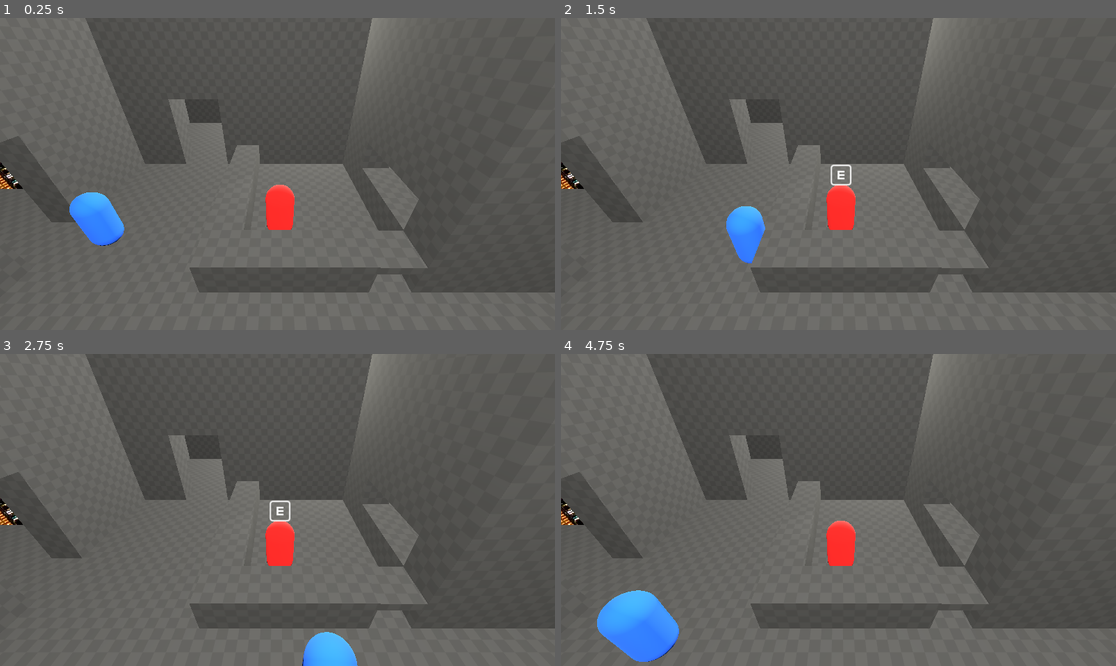
Above: before the commit, frames 1-4 (two rows, left to right).
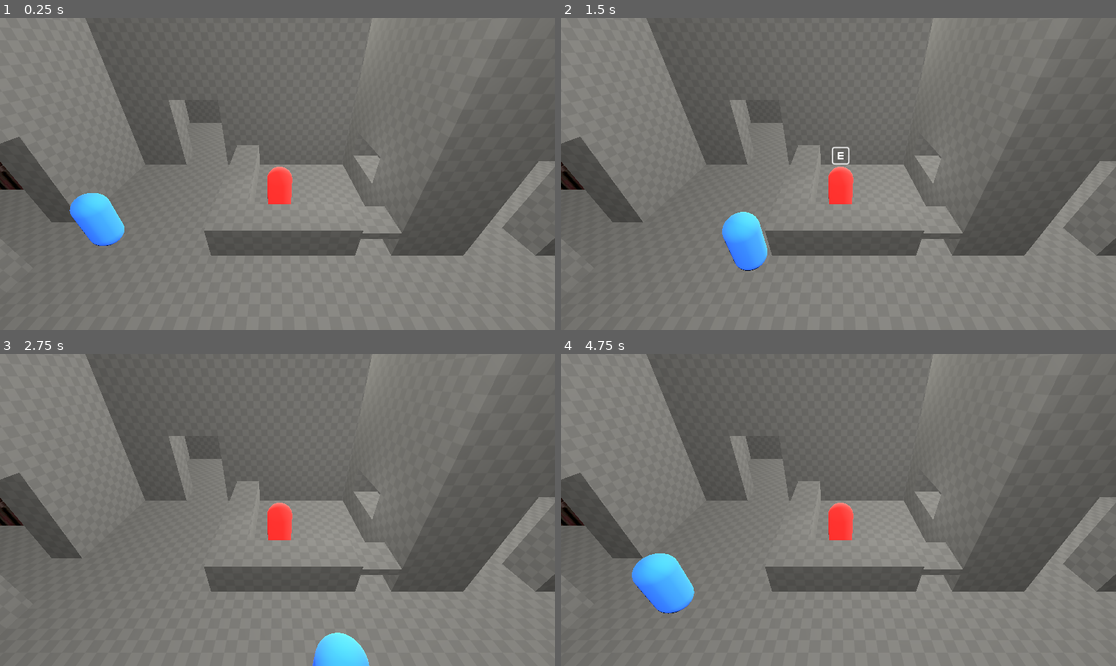
Above: after the commit, the same moments.

Repository: jake6724/fixed_camera_demo
Game: Godot game, scene res://Main.tscn
Same seed, same stepped clock (60 frames per second), same inputs: the game is played once before the commit and once after it.
Inputs:
- Up to frame 1 (0.25 s): no input
- Up to frame 2 (1.5 s): tap Enter at 0.5 s; hold D (move_right) 0.53-1.28 s; hold S (move_down) from 1.28 s (still down)
- Up to frame 3 (2.75 s): release S (move_down) at 2.03 s; hold D (move_right) from 2.03 s (still down)
- Up to frame 4 (4.75 s): release D (move_right) at 2.78 s; hold W (move_up) 2.78-3.53 s; tap Space at 3.5 s; hold A (move_left) from 3.53 s (still down)

The runs differ from the first frame. In frame 1, 38% of the frame differs, in the area x 0-100%, y 0-100%; in frame 2, 39%; in frame 3, 38%; in frame 4, 41%.

Commit message:
Update level

Diff:
--- a/Main.tscn
+++ b/Main.tscn
@@ -18,7 +18,7 @@
 [node name="Main" type="Node3D" node_paths=PackedStringArray("player", "camera_triggers")]
 script = ExtResource("1_fos0i")
 player = NodePath("Player")
-camera_triggers = [NodePath("Triggers/TriggerBack"), NodePath("Triggers/TriggerFront")]
+camera_triggers = [NodePath("Triggers/TriggerBack"), NodePath("Triggers/TriggerFront"), NodePath("Triggers/TriggerKitchen")]
 metadata/_custom_type_script = "uid://djy0hnep88awr"
 
 [node name="WorldEnvironment" type="WorldEnvironment" parent="."]
@@ -28,17 +28,17 @@
 transform = Transform3D(-4.371139e-08, 0, -1, 0, 1, 0, 1, 0, -4.371139e-08, 1, 1.3499999, 0)
 
 [node name="NPC" parent="." instance=ExtResource("3_r0du0")]
-transform = Transform3D(1, 0, 0, 0, 1, 0, 0, 0, 1, 5.9670677, 1.3500001, -0.34395123)
+transform = Transform3D(1, 0, 0, 0, 1, 0, 0, 0, 1, 5.9670677, 1.3500001, -1.3439512)
 
 [node name="Terrain" type="Node" parent="."]
 
 [node name="Floor" parent="Terrain" instance=ExtResource("1_glv2v")]
-transform = Transform3D(1, 0, 0, 0, 1, 0, 0, 0, 1, 13, 0, 1)
-size = Vector3(29, 1, 13)
+transform = Transform3D(1, 0, 0, 0, 1, 0, 0, 0, 1, 11.5, 0, 0)
+size = Vector3(26, 1, 15)
 
 [node name="Floor3" parent="Terrain" instance=ExtResource("1_glv2v")]
-transform = Transform3D(1, 0, 0, 0, 1, 0, 0, 0, 1, 9.5, 0, -13)
-size = Vector3(10, 1, 15)
+transform = Transform3D(1, 0, 0, 0, 1, 0, 0, 0, 1, 7.5, 0, -13)
+size = Vector3(6, 1, 15)
 
 [node name="Floor4" parent="Terrain" instance=ExtResource("1_glv2v")]
 transform = Transform3D(1, 0, 0, 0, 1, 0, 0, 0, 1, 2, 0, -8)
@@ -48,17 +48,13 @@
 transform = Transform3D(1, 0, 0, 0, 1, 0, 0, 0, 1, -3.5, 0, 0)
 size = Vector3(4, 1, 5)
 
-[node name="Wall1" parent="Terrain" instance=ExtResource("1_glv2v")]
-transform = Transform3D(1, 0, 0, 0, 1, 0, 0, 0, 1, 15.5, 3, -5)
-size = Vector3(24, 7, 1)
-
 [node name="Wall13" parent="Terrain" instance=ExtResource("1_glv2v")]
-transform = Transform3D(1, 0, 0, 0, 1, 0, 0, 0, 1, 15.5, 3, -5)
-size = Vector3(24, 7, 1)
+transform = Transform3D(1, 0, 0, 0, 1, 0, 0, 0, 1, 7, 3, -5)
+size = Vector3(7, 7, 1)
 
 [node name="Wall14" parent="Terrain" instance=ExtResource("1_glv2v")]
-transform = Transform3D(1, 0, 0, 0, 1, 0, 0, 0, 1, 13, 3, 6.0997314)
-size = Vector3(29, 7, 2.800537)
+transform = Transform3D(1, 0, 0, 0, 1, 0, 0, 0, 1, 5.5, 3, 6.0997314)
+size = Vector3(14, 7, 2.800537)
 
 [node name="Boundary" parent="Terrain" instance=ExtResource("1_glv2v")]
 transform = Transform3D(1, 0, 0, 0, 1, 0, 0, 0, 1, 13, 3, 4.466304)
@@ -66,36 +62,60 @@
 size = Vector3(29, 7, 2.800537)
 
 [node name="Wall7" parent="Terrain" instance=ExtResource("1_glv2v")]
-transform = Transform3D(0.8660254, 0, -0.5, 0, 1, 0, 0.5, 0, 0.8660254, 16.440609, 3.5, 1.1339746)
-size = Vector3(1, 6, 15)
+transform = Transform3D(0.8660254, 0, -0.5, 0, 1, 0, 0.5, 0, 0.8660254, 14.051922, 3.5, 2.8660252)
+size = Vector3(1, 6, 7)
 
 [node name="Wall4" parent="Terrain" instance=ExtResource("1_glv2v")]
-transform = Transform3D(1, 0, 0, 0, 1, 0, 0, 0, 1, 4.552408, 1, -2)
+transform = Transform3D(1, 0, 0, 0, 1, 0, 0, 0, 1, 4.552408, 1, -2.5)
+size = Vector3(1, 1, 4)
+
+[node name="Wall6" parent="Terrain" instance=ExtResource("1_glv2v")]
+transform = Transform3D(1, 0, 0, 0, 1, 0, 0, 0, 1, 6.052408, 1, 0)
+size = Vector3(4, 1, 1)
+
+[node name="Wall36" parent="Terrain" instance=ExtResource("1_glv2v")]
+transform = Transform3D(1, 0, 0, 0, 1, 0, 0, 0, 1, 8.552408, 1.2873918, 0)
+size = Vector3(1, 0.226, 1)
+
+[node name="Wall5" parent="Terrain" instance=ExtResource("1_glv2v")]
+transform = Transform3D(1, 0, 0, 0, 1, 0, 0, 0, 1, 9.552408, 1, -2)
 size = Vector3(1, 1, 5)
 
-[node name="Wall6" parent="Terrain" instance=ExtResource("1_glv2v")]
-transform = Transform3D(1, 0, 0, 0, 1, 0, 0, 0, 1, 6.052408, 1, 1)
-size = Vector3(4, 1, 1)
-
-[node name="Wall36" parent="Terrain" instance=ExtResource("1_glv2v")]
-transform = Transform3D(1, 0, 0, 0, 1, 0, 0, 0, 1, 8.552408, 1.3584083, 1)
-size = Vector3(1, 0.226, 1)
-
-[node name="Wall5" parent="Terrain" instance=ExtResource("1_glv2v")]
-transform = Transform3D(1, 0, 0, 0, 1, 0, 0, 0, 1, 9.552408, 1, -1.5)
-size = Vector3(1, 1, 6)
-
 [node name="Wall39" parent="Terrain" instance=ExtResource("1_glv2v")]
-transform = Transform3D(1, 0, 0, 0, 1, 0, 0, 0, 1, 9.552408, 2, -3.5)
+transform = Transform3D(1, 0, 0, 0, 1, 0, 0, 0, 1, 9.552408, 2, -4)
+
+[node name="Wall37" parent="Terrain" instance=ExtResource("1_glv2v")]
+transform = Transform3D(1, 0, 0, 0, 1, 0, 0, 0, 1, 9.552408, 4.5, -2)
+size = Vector3(1, 4, 5)
+
+[node name="Wall41" parent="Terrain" instance=ExtResource("1_glv2v")]
+transform = Transform3D(1, 0, 0, 0, 1, 0, 0, 0, 1, 9.552408, 2, -0.5)
 size = Vector3(1, 1, 2)
 
-[node name="Wall37" parent="Terrain" instance=ExtResource("1_glv2v")]
-transform = Transform3D(1, 0, 0, 0, 1, 0, 0, 0, 1, 9.552408, 4.5, -1.5)
-size = Vector3(1, 4, 6)
+[node name="Wall44" parent="Terrain" instance=ExtResource("1_glv2v")]
+transform = Transform3D(1, 0, 0, 0, 1, 0, 0, 0, 1, 10.552408, 2, 0)
+size = Vector3(1, 3, 1)
 
 [node name="Wall38" parent="Terrain" instance=ExtResource("1_glv2v")]
-transform = Transform3D(1, 0, 0, 0, 1, 0, 0, 0, 1, 14.052408, 3.5, 1)
-size = Vector3(10, 6, 1)
+transform = Transform3D(1, 0, 0, 0, 1, 0, 0, 0, 1, 18.552408, 3.5, 0)
+size = Vector3(11, 6, 1)
+
+[node name="Wall43" parent="Terrain" instance=ExtResource("1_glv2v")]
+transform = Transform3D(1, 0, 0, 0, 1, 0, 0, 0, 1, 21.713785, 3.5, -3.5)
+size = Vector3(4.677246, 6, 6)
+
+[node name="KitchenBackBoundary" parent="Terrain" instance=ExtResource("1_glv2v")]
+transform = Transform3D(1, 0, 0, 0, 1, 0, 0, 0, 1, 18.351877, 3.5, -3.5)
+visible = false
+size = Vector3(0.5274048, 6, 6)
+
+[node name="Wall42" parent="Terrain" instance=ExtResource("1_glv2v")]
+transform = Transform3D(1, 0, 0, 0, 1, 0, 0, 0, 1, 17.052408, 3.5, -7)
+size = Vector3(14, 6, 1)
+
+[node name="Wall40" parent="Terrain" instance=ExtResource("1_glv2v")]
+transform = Transform3D(1, 0, 0, 0, 1, 0, 0, 0, 1, 11.552408, 5, 0)
+size = Vector3(3, 3, 1)
 
 [node name="Wall2" parent="Terrain" instance=ExtResource("1_glv2v")]
 transform = Transform3D(1, 0, 0, 0, 1, 0, 0, 0, 1, 0.5, 3, -5)
@@ -190,12 +210,17 @@
 size = Vector3(1, 1, 0.48901367)
 
 [node name="Wall16" parent="Terrain" instance=ExtResource("1_glv2v")]
-transform = Transform3D(1, 0, 0, 0, 1, 0, 0, 0, 1, 13, 3.5, -13)
-size = Vector3(3, 6, 15)
+transform = Transform3D(1, 0, 0, 0, 1, 0, 0, 0, 1, 10.413086, 3.5, -12.5)
+size = Vector3(1, 6, 16)
+
+[node name="BackRoomBoundary" parent="Terrain" instance=ExtResource("1_glv2v")]
+transform = Transform3D(1, 0, 0, 0, 1, 0, 0, 0, 1, 9.799985, 3.5, -12.5)
+visible = false
+size = Vector3(1, 6, 16)
 
 [node name="Wall26" parent="Terrain" instance=ExtResource("1_glv2v")]
-transform = Transform3D(0.7597141, 0, -0.65025723, 0, 1, 0, 0.65025723, 0, 0.7597141, 9.948327, 3.5, -8.307031)
-size = Vector3(1.1495361, 6, 8.890031)
+transform = Transform3D(0.7597141, 0, -0.65025723, 0, 1, 0, 0.65025723, 0, 0.7597141, 8.683567, 3.5, -6.8293753)
+size = Vector3(1.1495361, 6, 5)
 
 [node name="Wall17" parent="Terrain" instance=ExtResource("1_glv2v")]
 transform = Transform3D(1, 0, 0, 0, 1, 0, 0, 0, 1, 9.5, 3.5, -20)
@@ -212,11 +237,23 @@
 [node name="Lighting" type="Node" parent="."]
 
 [node name="OmniLight3D" type="OmniLight3D" parent="Lighting"]
-transform = Transform3D(1, 0, 0, 0, 1, 0, 0, 0, 1, 6, 10, 6)
+transform = Transform3D(1, 0, 0, 0, 1, 0, 0, 0, 1, 6, 8.012762, 3.701345)
 light_color = Color(0.978494, 0.9708962, 0.9167363, 1)
 light_energy = 16.0
 omni_range = 48.0
 
+[node name="OmniLight3D5" type="OmniLight3D" parent="Lighting"]
+transform = Transform3D(1, 0, 0, 0, 1, 0, 0, 0, 1, 13, 5.012762, -3.298655)
+light_color = Color(0.978494, 0.9708962, 0.9167363, 1)
+light_energy = 6.318
+omni_range = 48.0
+
+[node name="OmniLight3D6" type="OmniLight3D" parent="Lighting"]
+transform = Transform3D(1, 0, 0, 0, 1, 0, 0, 0, 1, 19.124283, 3.3953085, -3.298655)
+light_color = Color(0.978494, 0.9708962, 0.9167363, 1)
+light_energy = 2.626
+omni_range = 48.0
+
 [node name="OmniLight3D3" type="OmniLight3D" parent="Lighting"]
 transform = Transform3D(1, 0, 0, 0, 1, 0, 0, 0, 1, 7.687908, 7, -11.563972)
 light_color = Color(0.978494, 0.9708962, 0.9167363, 1)
@@ -224,37 +261,43 @@
 omni_range = 48.0
 
 [node name="OmniLight3D2" type="OmniLight3D" parent="Lighting"]
-transform = Transform3D(1, 0, 0, 0, 1, 0, 0, 0, 1, 20, 4, 2)
+transform = Transform3D(1, 0, 0, 0, 1, 0, 0, 0, 1, 7.759325, 2.2815518, -1.3784529)
 light_color = Color(0.978494, 0.9708962, 0.9167363, 1)
 light_energy = 1.246
 omni_range = 23.925
 
 [node name="OmniLight3D4" type="OmniLight3D" parent="Lighting"]
-transform = Transform3D(1, 0, 0, 0, 1, 0, 0, 0, 1, 11.072263, 1.6077719, -14.160717)
-light_color = Color(0.978494, 0.9708962, 0.9167363, 1)
-light_energy = 4.61
+transform = Transform3D(1, 0, 0, 0, 1, 0, 0, 0, 1, 9.072263, 1.6077719, -18.160717)
+light_color = Color(0.978494, 0.9708962, 0.9167363, 1)
+light_energy = 1.328
 omni_range = 23.925
 
 [node name="SpotLight3D" type="SpotLight3D" parent="Lighting"]
-transform = Transform3D(-1, 0, 8.742278e-08, 0, 1, 0, -8.742278e-08, 0, -1, 6.1255207, 3, -4)
+transform = Transform3D(-1, 0, 8.742278e-08, 0, 1, 0, -8.742278e-08, 0, -1, 5.559277, 3, -3.87666)
 light_color = Color(0.978494, 0.9708962, 0.9167363, 1)
 light_energy = 5.251
 
 [node name="SpotLight3D2" type="SpotLight3D" parent="Lighting"]
-transform = Transform3D(5.9604638e-08, 0, 1, 0, 1, 0, -1, 0, 5.9604638e-08, 13.581855, 3, -14)
-light_color = Color(0.978494, 0.9708962, 0.9167363, 1)
-light_energy = 5.251
+transform = Transform3D(5.9604638e-08, 0, 1, 0, 1, 0, -1, 0, 5.9604638e-08, 9.581855, 3, -14)
+light_color = Color(0.978494, 0.9708962, 0.9167363, 1)
+light_energy = 11.733
 
 [node name="Cameras" type="Node" parent="."]
 
 [node name="CameraFront" type="Camera3D" parent="Cameras"]
-transform = Transform3D(1, 0, 0, 0, 0.83882266, 0.54440486, 0, -0.54440486, 0.8388226, 5.8976984, 5.442751, 4)
+transform = Transform3D(1, 0, 0, 0, 0.83882266, 0.54440486, 0, -0.54440486, 0.8388226, 5.8976984, 5.464617, 4)
 current = true
 script = ExtResource("5_lgr22")
 metadata/_custom_type_script = "uid://dq7a8d8kjloil"
 
 [node name="CameraBack" type="Camera3D" parent="Cameras"]
-transform = Transform3D(0.017260484, -0.5443237, 0.8386978, 0, 0.8388227, 0.54440475, -0.99985105, -0.00939669, 0.014478487, 11.091959, 5.3437014, -12.275242)
+transform = Transform3D(0.017260484, -0.5443237, 0.8386978, 0, 0.8388227, 0.54440475, -0.99985105, -0.00939669, 0.014478487, 10.091959, 5.3437014, -12.275242)
+script = ExtResource("5_lgr22")
+flip_controls = true
+metadata/_custom_type_script = "uid://dq7a8d8kjloil"
+
+[node name="CameraKitchen" type="Camera3D" parent="Cameras"]
+transform = Transform3D(-4.371139e-08, -0.54440486, 0.8388226, 0, 0.83882266, 0.54440486, -1, 2.3796693e-08, -3.66661e-08, 18.897697, 4.464617, -3)
 script = ExtResource("5_lgr22")
 flip_controls = true
 metadata/_custom_type_script = "uid://dq7a8d8kjloil"
@@ -271,6 +314,10 @@
 transform = Transform3D(1, 0, 0, 0, 1, 0, 0, 0, 1, 0.5, 0, 0.21539092)
 shape = SubResource("BoxShape3D_r0du0")
 
+[node name="CollisionShape3D2" type="CollisionShape3D" parent="Triggers/TriggerFront"]
+transform = Transform3D(1, 0, 0, 0, 1, 0, 0, 0, 1, 10.046218, 0, 5.0860376)
+shape = SubResource("BoxShape3D_r0du0")
+
 [node name="TriggerBack" type="Area3D" parent="Triggers" node_paths=PackedStringArray("camera_target")]
 transform = Transform3D(1, 0, 0, 0, 1, 0, 0, 0, 1, 2, 2, -6)
 script = ExtResource("4_cm0pq")
@@ -281,8 +328,17 @@
 transform = Transform3D(1, 0, 0, 0, 1, 0, 0, 0, 1, 0.5, 0, -0.29171562)
 shape = SubResource("BoxShape3D_r0du0")
 
+[node name="TriggerKitchen" type="Area3D" parent="Triggers" node_paths=PackedStringArray("camera_target")]
+script = ExtResource("4_cm0pq")
+camera_target = NodePath("../../Cameras/CameraKitchen")
+metadata/_custom_type_script = "uid://8c4xv5foquo0"
+
+[node name="CollisionShape3D3" type="CollisionShape3D" parent="Triggers/TriggerKitchen"]
+transform = Transform3D(1, 0, 0, 0, 1, 0, 0, 0, 1, 12.046218, 2, -1.0549734)
+shape = SubResource("BoxShape3D_r0du0")
+
 [node name="Sprite3D" type="Sprite3D" parent="."]
-transform = Transform3D(-4.371139e-08, 0, 1, 0, 1, 0, -1, 0, -4.371139e-08, -51.85831, 3, -12.086723)
+transform = Transform3D(-4.371139e-08, 0, 1, 0, 1, 0, -1, 0, -4.371139e-08, -45.649048, 3, -29.839283)
 pixel_size = 0.1
 texture_filter = 0
 texture = ExtResource("6_3dxm6")
--- a/player.gd
+++ b/player.gd
@@ -1,7 +1,7 @@
 class_name Player extends CharacterBody3D
 
 @export var move_speed: float = 5.0
-@export var acceleration: float = 25
+@export var acceleration: float = 40
 
 var forward_direction: Vector3 = Vector3.FORWARD
 var right_direction: Vector3 = Vector3.RIGHT
